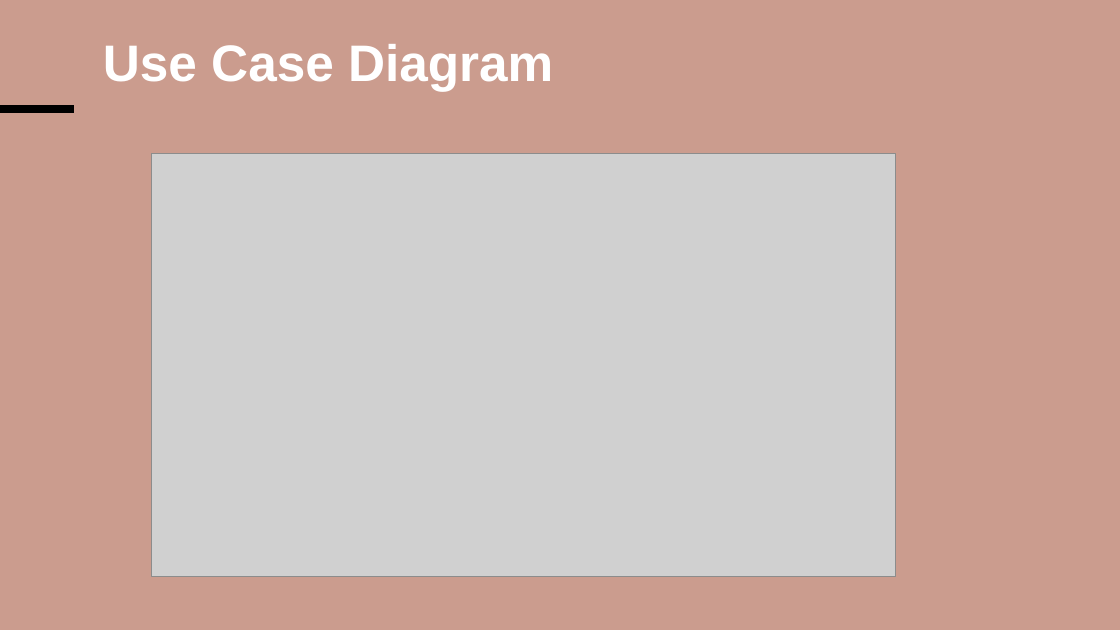
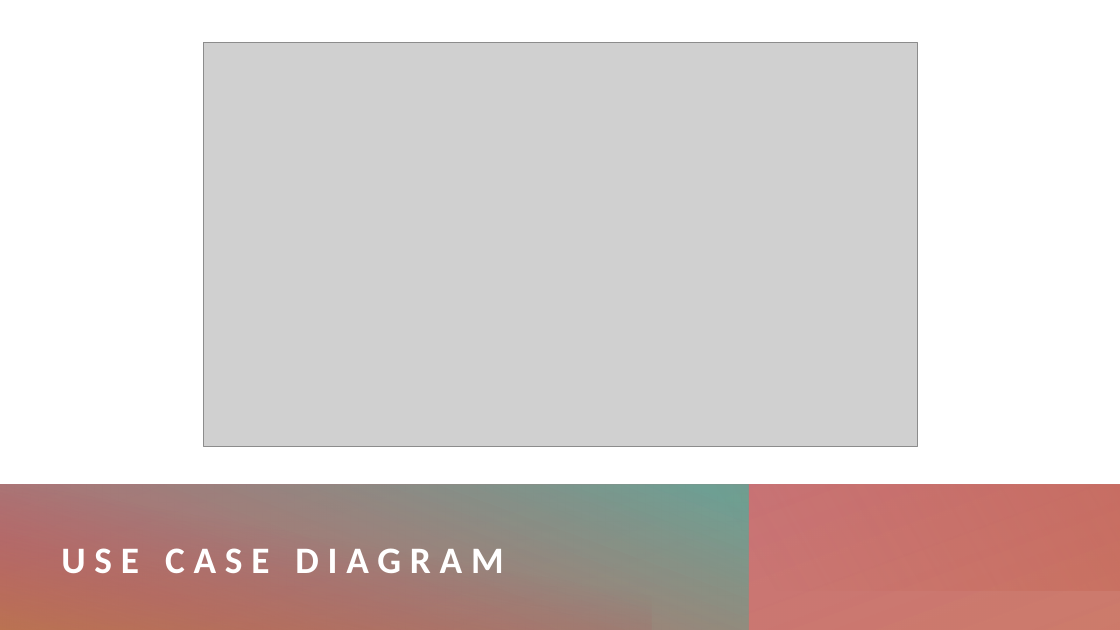
Before and after one commit to zdisanto/RevolutionArt, a slide deck: slide 7 of CS691_FinalPresentation/18. Team-1_PresentationPowerPoint.pptx. Drawn at 1120x630 pixels with LibreOffice and Linux fonts; fonts in the diff are those of the drawing; grey boxes stand for pictures. Boxes give left, top, right and bottom in pixels: in the first picture for what was removed or moved away, otherwise in the second. Text is boxed around its words. In the diff, an @@ line names an element or a change of style, - is before the commit and + after.

```diff
--- a/CS691_FinalPresentation/18. Team-1_PresentationPowerPoint.pptx
+++ b/CS691_FinalPresentation/18. Team-1_PresentationPowerPoint.pptx
@@ background #CB9C8E to #FFFFFF @@
@@ rectangle added at [0,0,1120,630], fill #FFFFFF @@
@@ picture: place and size @@
-picture at [152,154,896,576]
+picture at [203,42,917,447]
@@ line removed from (0, 109) to (74, 109) @@
@@ rectangle added at [0,485,1120,630], fill gradient #C3604D to #B13B58 @@
@@ rectangle added at [0,485,749,630], fill gradient #46B4A1 to #C3604D @@
@@ rectangle added at [0,484,652,630], fill gradient #B13B58 to #B1803B @@
@@ rectangle added at [453,485,1120,591], fill gradient #C3604D @@
@@ title "USE CASE DIAGRAM" at [61,548,503,573]: vertical alignment top to middle @@
@@ title at [61,548,503,573]: text changed; size 44 to 32 pt; font Arial to Calibri @@
-Use Case Diagram
+USE CASE DIAGRAM
@@ rectangle added at [0,588,1120,630], fill gradient #B13B58 to #C3604D @@
@@ rectangle added at [0,588,1120,630], fill gradient #B13B58 to #C3604D @@
@@ rectangle added at [371,588,1120,630], fill gradient #8FD3C7 to #46B4A1 @@
@@ rectangle added at [371,588,1120,630], fill gradient #8FD3C7 to #46B4A1 @@
```
Also in this commit, not shown: 11 other slides changed, 2 slides added, 2 slides removed.
